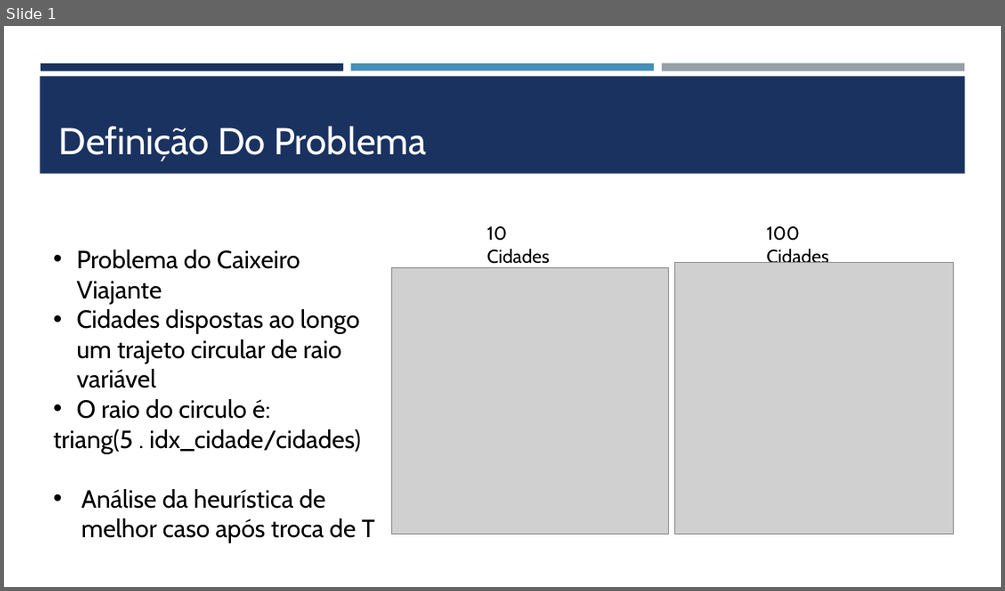
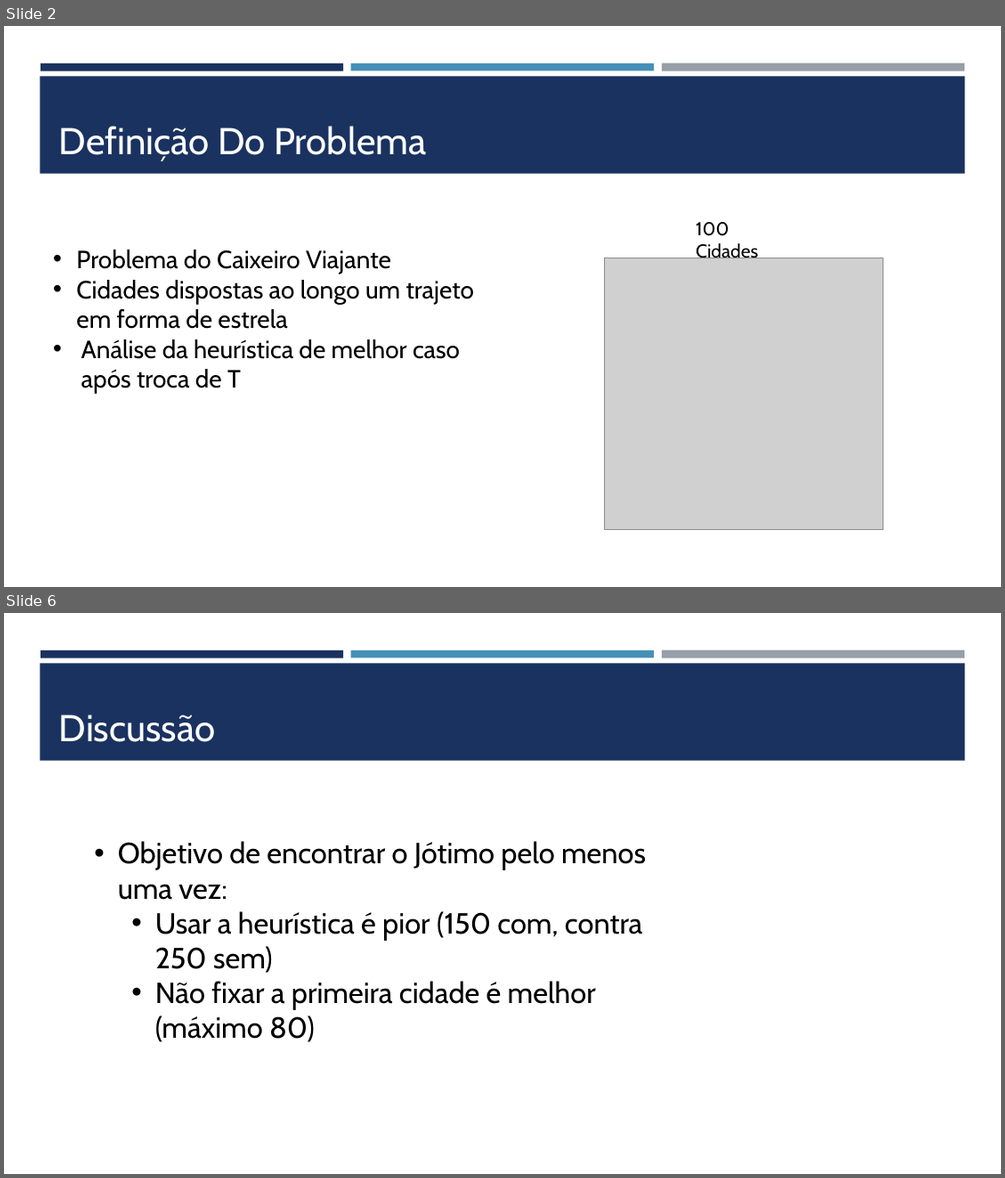
Before and after one commit to VRavaglia/Otimizacao-Natural, a slide deck: Trabalhos/Definição Do Problema.pptx. Shown one above the other, each under a label of ours: slide 1 before the commit, slides 2 and 6 after it; the slides between them are not shown. The pictures are 1005x591 and 1005x1178 pixels, drawn with LibreOffice and Linux fonts; fonts in the diff are those of the drawing; grey boxes stand for pictures. Boxes give left, top, right and bottom in pixels: in the first picture for what was removed or moved away, otherwise in the second. Text is boxed around its words. In the diff, an @@ line names an element or a change of style, - is before the commit and + after.

```diff
--- a/Trabalhos/Definição Do Problema.pptx
+++ b/Trabalhos/Definição Do Problema.pptx
@@ slide 6 added at [4,613,1001,1174], background #FFFFFF; not listed: 4 template elements that a slide beside it also shows @@
@@ title added at [59,714,216,742], 36 pt, text #FFFFFF @@
+Discussão
@@ text added at [118,841,646,1042], 28 pt, text #000000 @@
+• Objetivo de encontrar o Jótimo pelo menos uma vez:
+  • Usar a heurística é pior (150 com, contra 250 sem)
+  • Não fixar a primeira cidade é melhor (máximo 80)
@@ what was slide 1 is now slide 2 @@
@@ slide 2 changed as well @@
@@ text removed at [487,226,550,268] @@
-10 Cidades
@@ text "100 Cidades": place and size @@
-text "100 Cidades" at [767,226,829,263]
+text "100 Cidades" at [696,222,758,258]
@@ picture: place and size @@
-picture at [675,263,954,534]
+picture at [604,257,882,529]
@@ text at [76,280,475,329]: text changed @@
-• Cidades dispostas ao longo um trajeto circular de raio variável
-• O raio do circulo é:
-triang(5 . idx_cidade/cidades)
+• Cidades dispostas ao longo um trajeto em forma de estrela
@@ picture removed at [391,267,668,534] @@
```
Also in this commit, not shown: 1 other slide changed, 3 other slides added, 1 slide removed, 25 other files.
